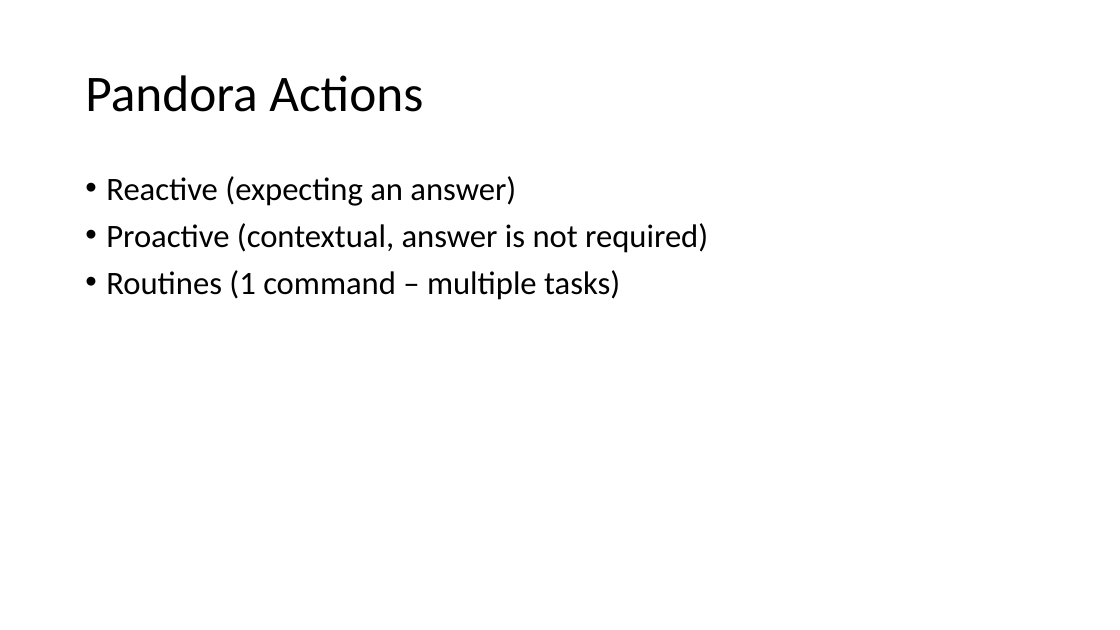
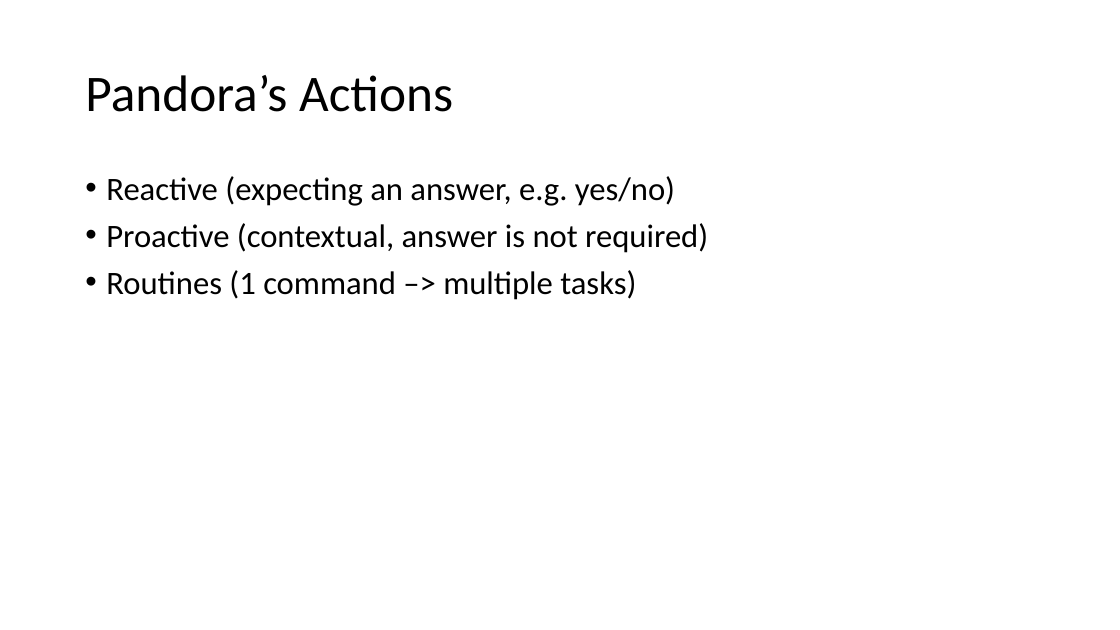
Before and after one commit to olpotkin/CarTalkHack-Luxoft, a slide deck: slide 3 of Presentation.pptx. Drawn at 1120x630 pixels with LibreOffice and Linux fonts; fonts in the diff are those of the drawing. Boxes give left, top, right and bottom in pixels: in the first picture for what was removed or moved away, otherwise in the second. Text is boxed around its words. In the diff, an @@ line names an element or a change of style, - is before the commit and + after.

Commit message:
fix: Presentation update

```diff
--- a/Presentation.pptx
+++ b/Presentation.pptx
@@ title at box(85, 75, 453, 112): text changed @@
-Pandora Actions
+Pandora’s Actions
@@ text at box(106, 176, 675, 206): text changed @@
-• Reactive (expecting an answer)
+• Reactive (expecting an answer, e.g. yes/no)
@@ text at box(106, 270, 636, 300): text changed @@
-• Routines (1 command – multiple tasks)
+• Routines (1 command –> multiple tasks)
```
Also in this commit, not shown: 4 other slides changed.
